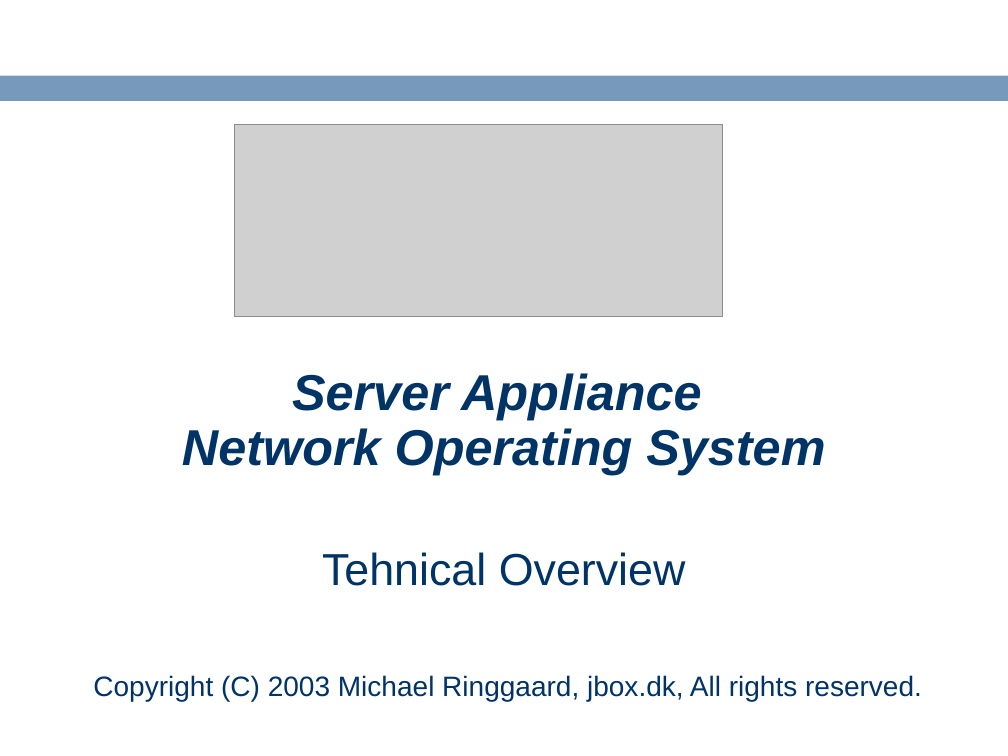
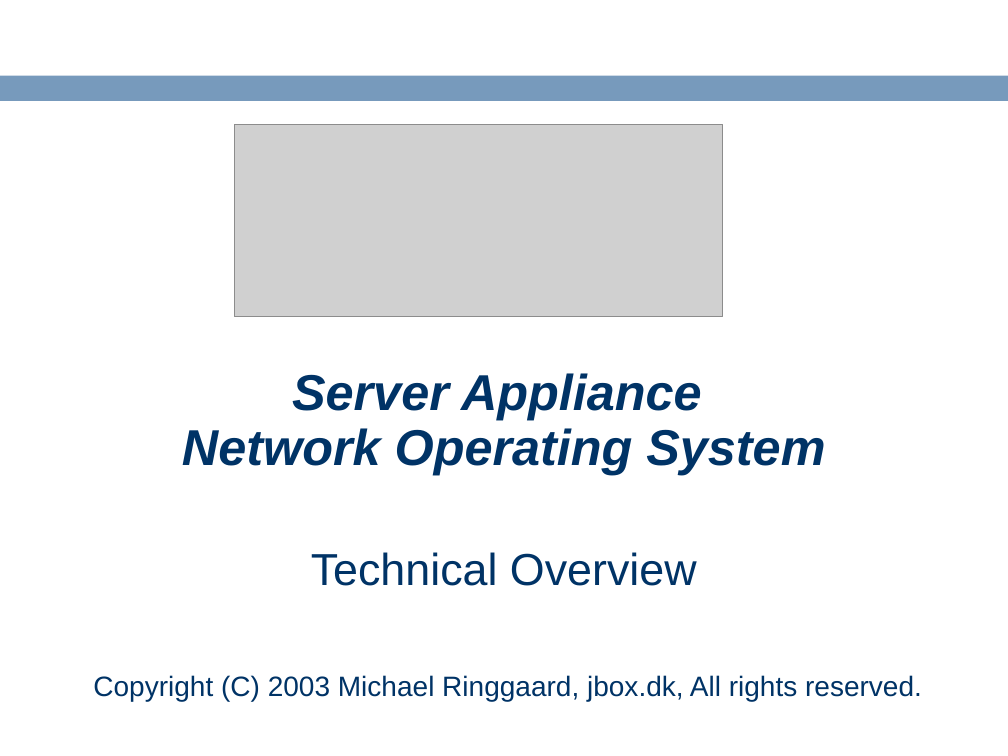
Before and after one commit to ringgaard/sanos, a slide deck: slide 1 of doc/sanostech.ppt. Drawn at 1008x756 pixels with LibreOffice and Linux fonts; fonts in the diff are those of the drawing; grey boxes stand for pictures; background and template pictures are left out. Boxes give left, top, right and bottom in pixels: in the first picture for what was removed or moved away, otherwise in the second. Text is boxed around its words. In the diff, an @@ line names an element or a change of style, - is before the commit and + after.

```diff
--- a/doc/sanostech.ppt
+++ b/doc/sanostech.ppt
@@ subtitle at bbox=[311, 552, 697, 586]: text changed @@
-Tehnical Overview
+Technical Overview
```
